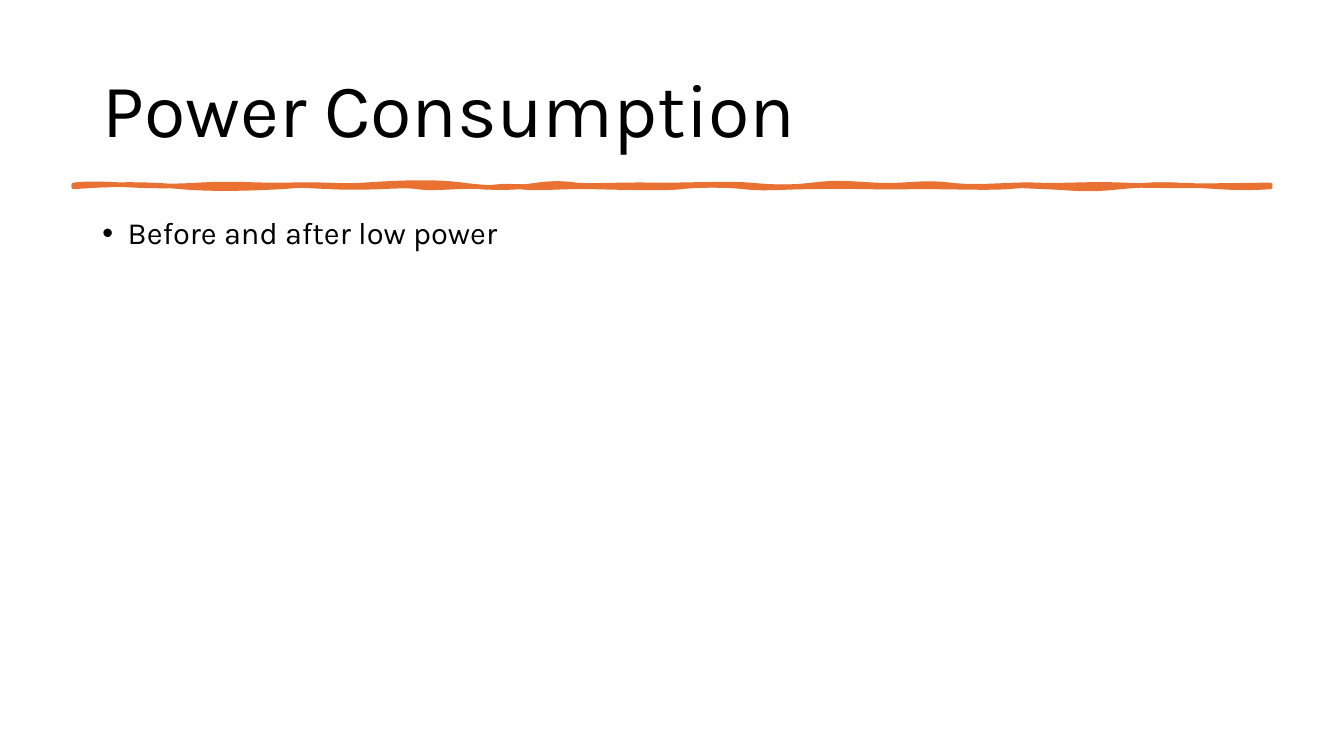
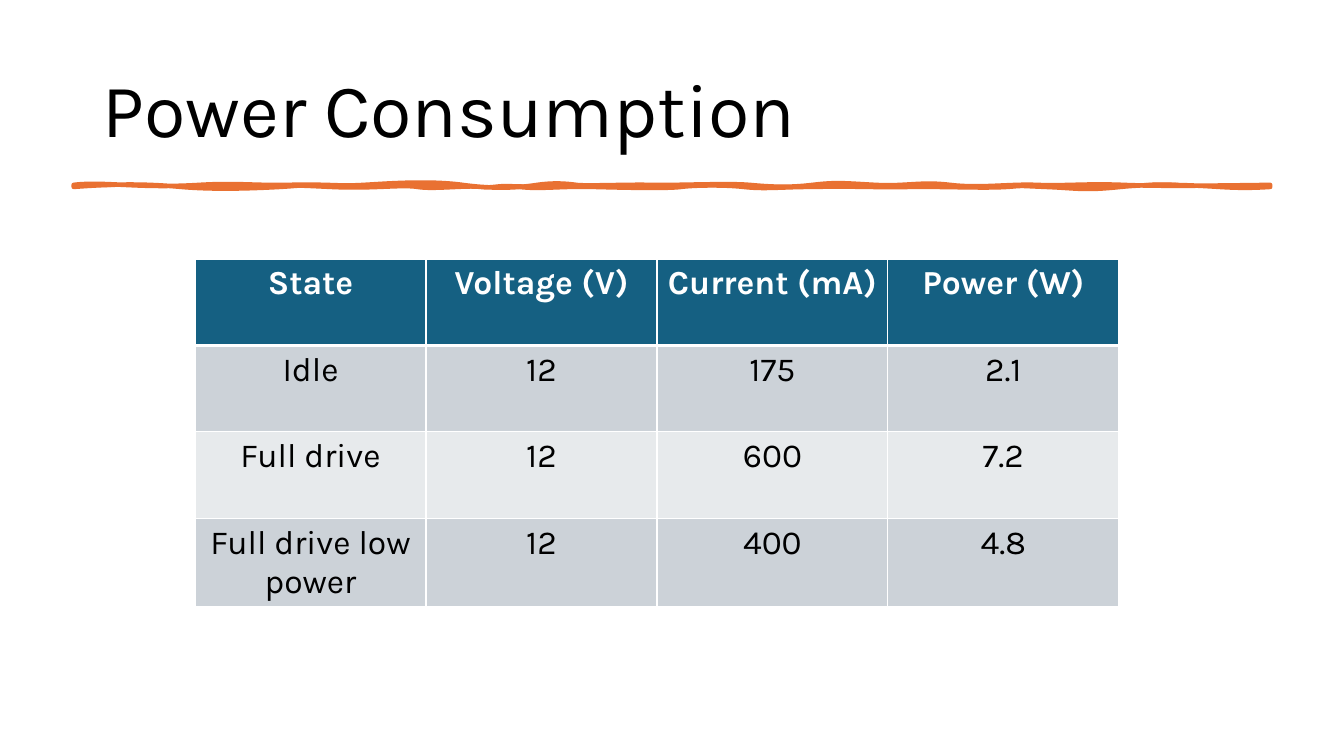
Before and after one commit to RaufPere/RC_CAR_IOT, a slide deck: slide 8 of Documentation/RC_CAR.pptx. Drawn at 1344x756 pixels with LibreOffice and Linux fonts; fonts in the diff are those of the drawing. Boxes give left, top, right and bottom in pixels: in the first picture for what was removed or moved away, otherwise in the second. Text is boxed around its words. In the diff, an @@ line names an element or a change of style, - is before the commit and + after.

```diff
--- a/Documentation/RC_CAR.pptx
+++ b/Documentation/RC_CAR.pptx
@@ text removed at bbox=[128, 222, 497, 252] @@
-• Before and after low power
@@ table added at bbox=[196, 259, 1119, 609], 4 rows, 4 columns @@
+State | Voltage (V) | Current (mA) | Power (W)
+Idle | 12 | 175 | 2.1
+Full drive | 12 | 600 | 7.2
+Full drive low power | 12 | 400 | 4.8
```
Also in this commit, not shown: 4 other slides changed, 1 other file.
